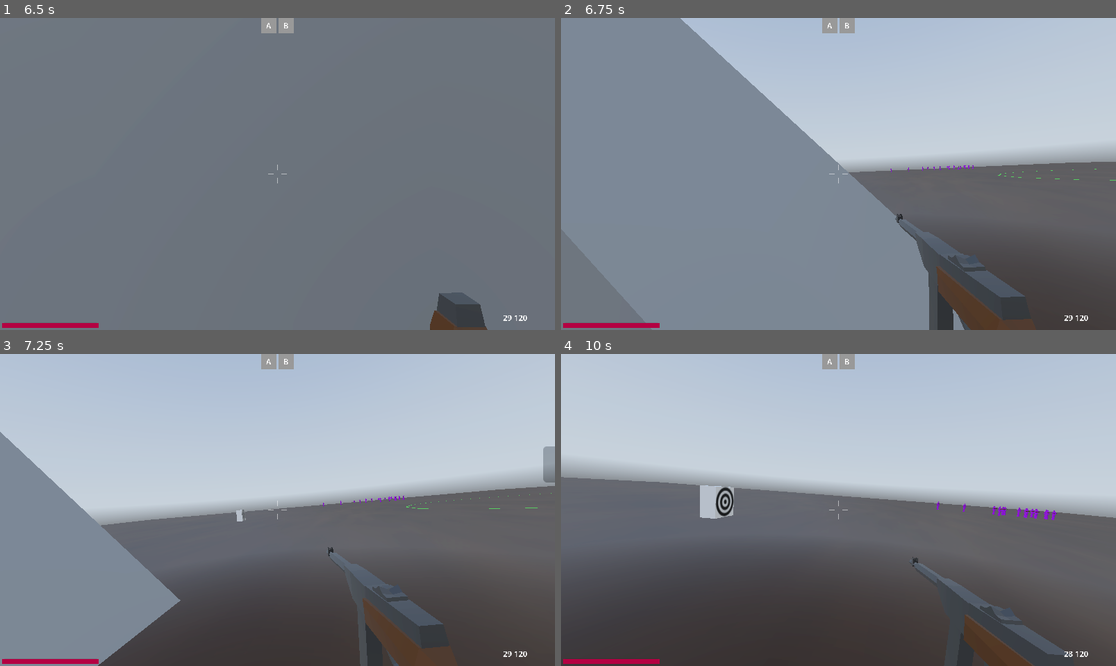
Above: before the commit, frames 1-4 (two rows, left to right).
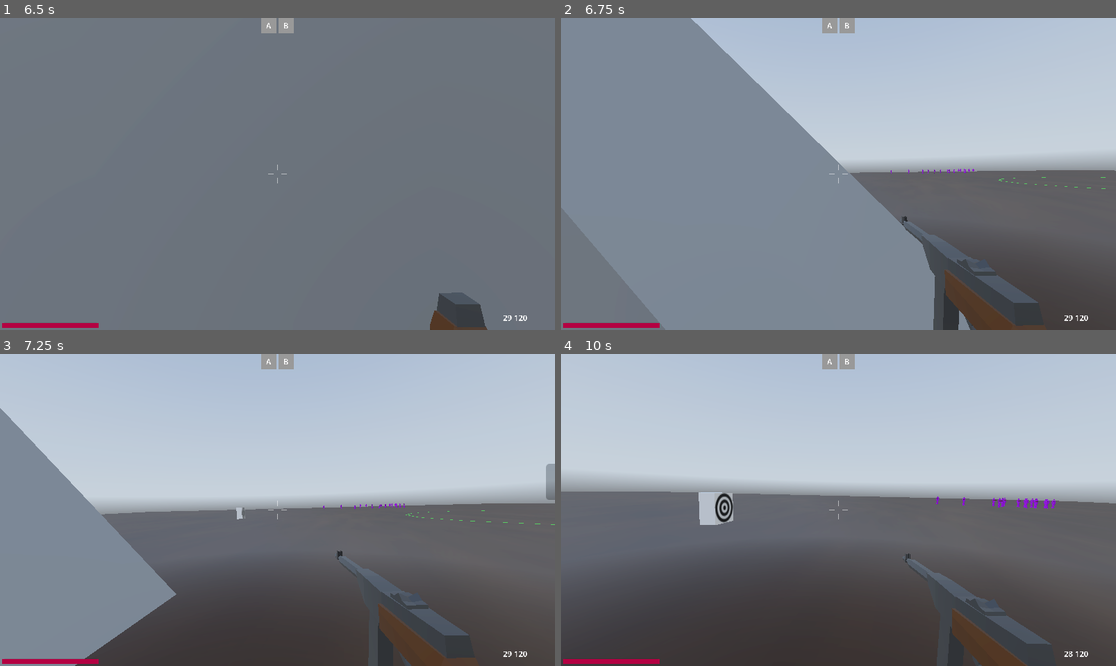
Above: after the commit, the same moments.

Repository: mcmacska/Fields-of-Smoke
Game: Godot game, scene res://scenes/screens/main_menu.tscn
Same seed, same stepped clock (60 frames per second), same inputs: the game is played once before the commit and once after it. A sky picture missing from this copy of the repository is replaced by a grey-blue gradient.
Inputs (mouse positions are in pixels of both pictures, inside the frame that each line leads up to):
- Up to frame 1 (6.5 s): click "Play game" at 0.5 s; tap Enter at 1.25, 3.5, 5.75 s; move the mouse to (305, 174) at 1.27 s; hold Up (forward) from 1.28 s (still down); right-click (305, 174) at 1.35 s; tap Space (jump) at 1.52, 2.27, 2.75, 3.77, 4.25, 4.52, 5.27 s; move the mouse to (249, 174) at 2.02 s; tap Q (last_slot) at 2.1 s; move the mouse to (288, 167) at 2.77 s; tap Shift (run) at 2.85 s; move the mouse to (271, 180) at 3.52 s; tap Mouse wheel down (scroll_down) at 3.6 s; move the mouse to (316, 177) at 4.27 s; hold Mouse wheel up (scroll_up) 4.28-5.03 s; move the mouse to (233, 170) at 5.02 s; click (233, 170) at 5.1 s; move the mouse to (283, 174) at 5.77 s; right-click (283, 174) at 5.85 s
- Up to frame 2 (6.75 s): tap Space (jump) at 6.5 s; move the mouse to (816, 167) at 6.52 s; release Up (forward) at 6.53 s; hold Right (right) from 6.53 s (still down); tap Q (last_slot) at 6.6 s
- Up to frame 3 (7.25 s): keep holding Right (right); tap Space (jump) at 6.77 s
- Up to frame 4 (10 s): move the mouse to (866, 510) at 7.27 s; release Right (right) at 7.28 s; hold Up (forward) 7.28-9.53 s; tap Shift (run) at 7.35 s; tap Space (jump) at 7.52, 8.27, 9.77 s; move the mouse to (810, 510) at 8.02 s; tap Mouse wheel down (scroll_down) at 8.1 s; move the mouse to (849, 503) at 8.77 s; hold Mouse wheel up (scroll_up) 8.78-9.53 s; move the mouse to (832, 516) at 9.52 s; hold Left (left) from 9.53 s (still down); click (832, 516) at 9.6 s

Frame 1 is identical in both runs. In frame 2, 2.9% of the frame differs, in the area x 21-100%, y 0-100%; in frame 3, 7.2%, in the area x 0-100%, y 17-100%; in frame 4, 5.9%.

Commit message:
lean fix

Diff:
--- a/Fields_of_Smoke/scripts/characters/player.gd
+++ b/Fields_of_Smoke/scripts/characters/player.gd
@@ -56,7 +56,7 @@
 var target_offset: Vector3 = Vector3.ZERO
 var moving_on_floor: bool = false
 var bob_phase: float = 0.0
-var lean_amount: float = 0.1
+var lean_amount: float = 0.03
 var lean_speed: float = 0.05
 
 func _on_hit():
--- a/Fields_of_Smoke/scripts/characters/weapon_holder.gd
+++ b/Fields_of_Smoke/scripts/characters/weapon_holder.gd
@@ -13,6 +13,7 @@
 	if is_ads:
 		rotation.x = camera_p.rotation.x
 		global_rotation.y = player.global_rotation.y
+		rotation.z = lerp(rotation.z, camera_p.rotation.z, lerpy)
 	else:
 		rotation.x = lerp(rotation.x, camera_p.rotation.x, lerpy)
 		var target_rotation_y = player.global_rotation.y
